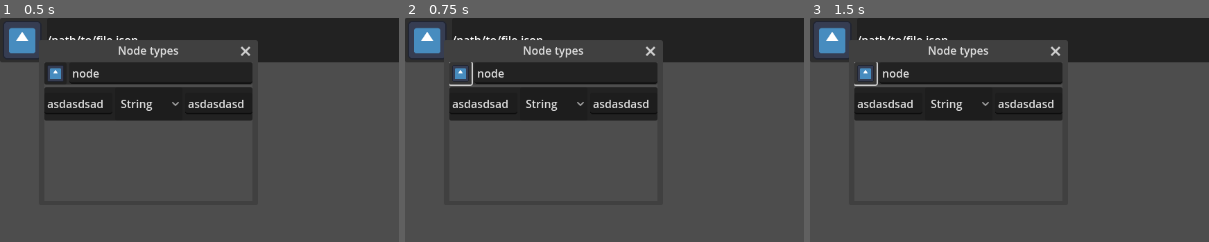
Above: before the commit, frames 1-3 (left to right).
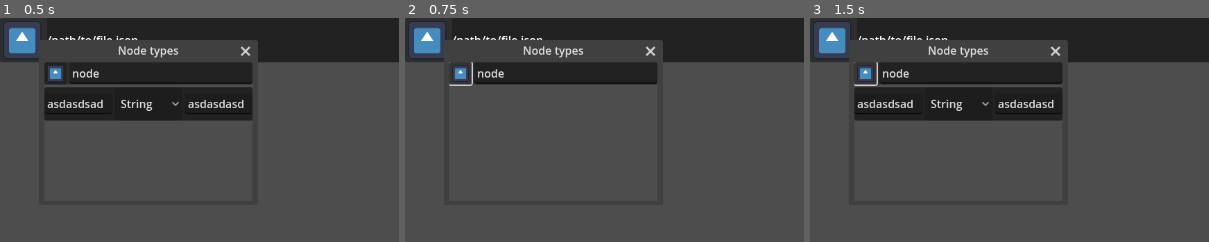
Above: after the commit, the same moments.

Repository: arthurgps2/nodoban
Game: Godot game, scene res://Charter/Charter.tscn
The game is run twice, just before and just after one commit, with the same random seed, the same clock (stepped at 60 frames per second) and the same inputs. The engine's default icon, where the game draws it, is replaced by a stand-in: a white triangle on a blue panel in a dark square.
Inputs (mouse positions are % of the whole screen's width and height, from its top left):
- Up to frame 1 (0.5 s): no input
- Up to frame 2 (0.75 s): click (7, 12) at 0.52 s
- Up to frame 3 (1.5 s): click (7, 12) at 1.27 s
The pictures show only the part of the screen within x 0-50%, y 0-50%; the shares and areas given below are measured in that part.

Frame 1 is identical in both runs. In frame 2, 7.7% of the frame differs, in the area x 11-64%, y 30-46%; in frame 3, nothing differs.

Commit message:
Node type menu dropdown button working

Diff:
--- a/Charter/Node Type Menu/CharterNodeTypeMenu.gd
+++ b/Charter/Node Type Menu/CharterNodeTypeMenu.gd
@@ -1,11 +1,5 @@
+class_name CharterNodeTypeMenu
 extends VBoxContainer
 
-
-# Called when the node enters the scene tree for the first time.
-func _ready() -> void:
-	pass # Replace with function body.
-
-
-# Called every frame. 'delta' is the elapsed time since the previous frame.
-func _process(delta: float) -> void:
-	pass
+func _on_dropdown_button_pressed() -> void:
+	$MenuBody.visible = not $MenuBody.visible
--- a/Charter/Node Type Menu/CharterNodeTypeMenu.tscn
+++ b/Charter/Node Type Menu/CharterNodeTypeMenu.tscn
@@ -17,7 +17,7 @@
 layout_mode = 2
 size_flags_vertical = 3
 
-[node name="Button" type="Button" parent="MenuHeader/HBoxContainer"]
+[node name="DropdownButton" type="Button" parent="MenuHeader/HBoxContainer"]
 custom_minimum_size = Vector2(32, 32)
 layout_mode = 2
 icon = ExtResource("1_olsri")
@@ -76,3 +76,5 @@
 layout_mode = 2
 size_flags_horizontal = 3
 text = "asdasdasd"
+
+[connection signal="pressed" from="MenuHeader/HBoxContainer/DropdownButton" to="." method="_on_dropdown_button_pressed"]
